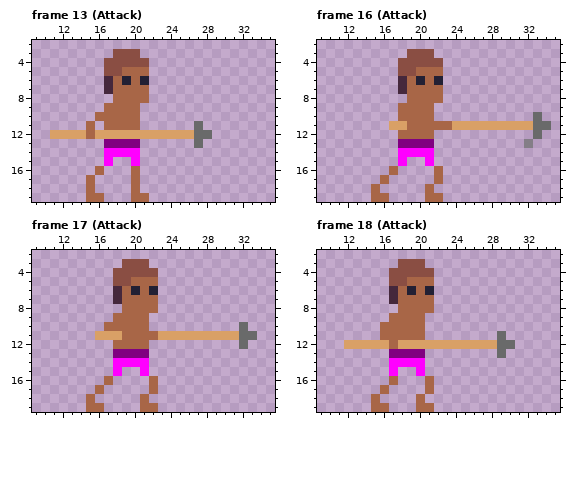
File history of a pixel-art file, Pixel Art/Units/Spearman.ase. Above: the version before the commit.
39x20 pixels, 27 frames. Shown: frame 13 (Attack): x 9..35, y 2..19; frame 16 (Attack): x 9..35, y 2..19; frame 17 (Attack): x 9..35, y 2..19; frame 18 (Attack): x 9..35, y 2..19. The commit also changed other frames, which this record leaves out.
After:
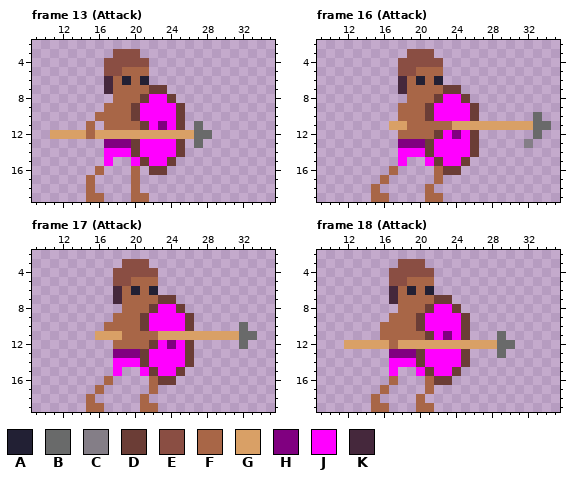
Palette (. is transparent): A #222034  B #696a6a  C #847e87  D #6b3d36  E #8a4e43  F #a86647  G #d9a066  H #800080  J #ff00ff  K #45283c
Diff:
Frame 13 (Attack), layer "Human":
y 7: x 22..23 .. -> DD
y 8: x 21..24 F... -> DJJD
y 9..10: x 20..25 F..... -> DJJJJD
y 11: x 21..25 ..... -> DJHJD
y 13: x 20..25 H..... -> DJJJJD
y 14: x 20..25 J..... -> DJJJJD
y 15: x 21..24 .... -> DJJD
y 16: x 22..23 .. -> DD
Frame 16 (Attack), layer "Human":
y 7: x 23..24 .. -> DD
y 8: x 22..25 F... -> DJJD
y 9..10: x 21..26 F..... -> DJJJJD
y 12: x 22..26 ..... -> DJHJD
y 13: x 21..26 H..... -> DJJJJD
y 14: x 21..26 J..... -> DJJJJD
y 15: x 22..25 .... -> DJJD
y 16: x 23..24 .. -> DD
Frame 17 (Attack), layer "Human": the same change as frame 16 (Attack)
Frame 18 (Attack), layer "Human": the same change as frame 13 (Attack)
Boxes around the changes in both pictures, in picture pixels (x1, y1, x2, y2):
changed: (131, 85, 185, 175)
changed: (425, 85, 479, 175)
changed: (140, 295, 194, 385)
changed: (416, 295, 470, 385)
